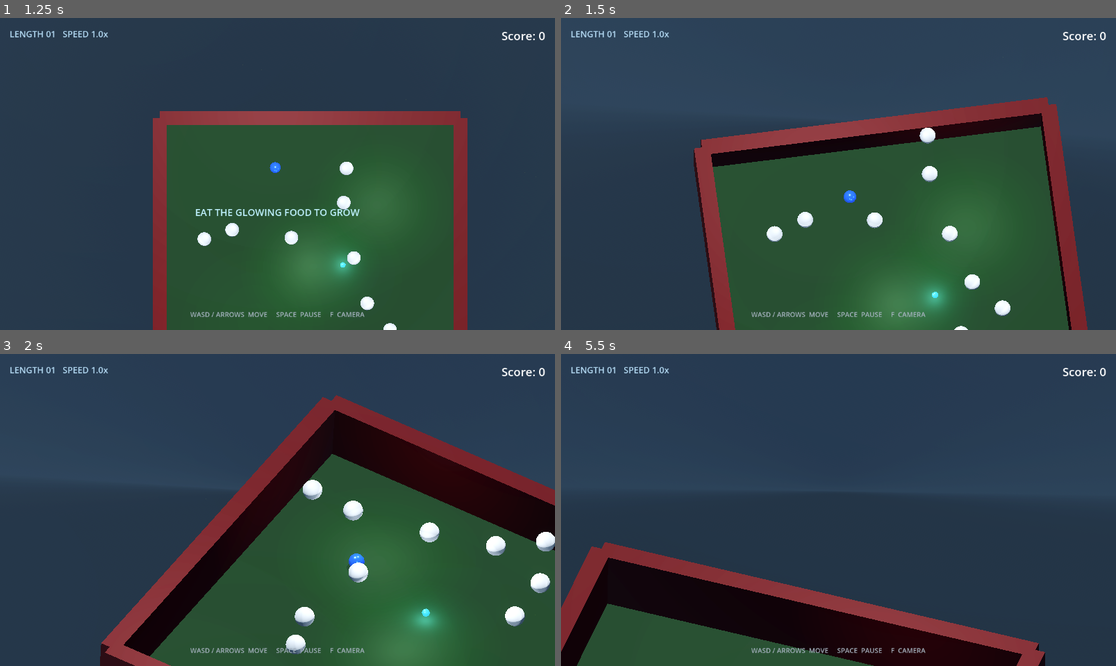
Above: before the commit, frames 1-4 (two rows, left to right).
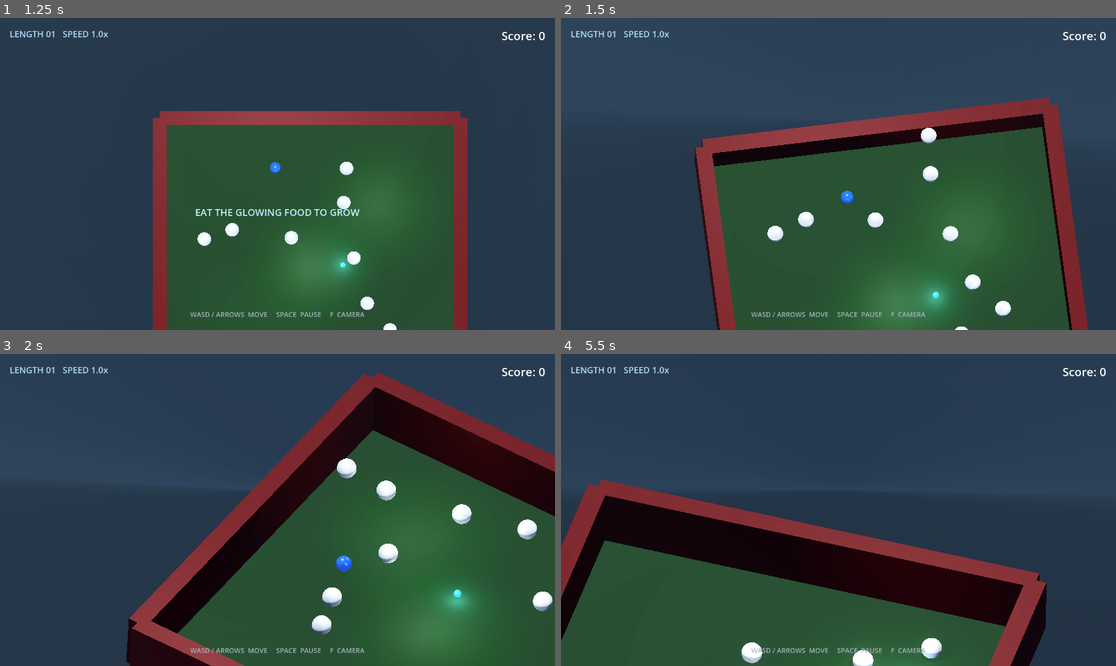
Above: after the commit, the same moments.

Repository: bluehexagons/snakeproject
Game: Godot game, scene res://scenes/main_menu.tscn
The game is run twice, just before and just after one commit, with the same random seed, the same clock (stepped at 60 frames per second) and the same inputs.
Inputs:
- Up to frame 1 (1.25 s): click "New Game" at 0.5 s
- Up to frame 2 (1.5 s): hold D (move_right) from 1.28 s (still down); hold F (toggle_camera_angle) from 1.28 s (still down)
- Up to frame 3 (2 s): keep holding D (move_right); keep holding F (toggle_camera_angle)
- Up to frame 4 (5.5 s): release D (move_right) at 2.03 s; release F (toggle_camera_angle) at 2.03 s; hold S (move_down) 2.03-2.78 s; tap F (toggle_camera_angle) at 2.1, 4.35 s; hold D (move_right) 2.78-3.5 s; hold F (toggle_camera_angle) 2.78-3.5 s; click "Retry" at 3.5 s; hold W (move_up) 4.28-5.03 s; hold A (move_left) from 5.03 s (still down); hold F (toggle_camera_angle) from 5.03 s (still down)

Frame 1 is identical in both runs. In frame 2, 1.0% of the frame differs, in the area x 23-95%, y 25-100%; in frame 3, 21%; in frame 4, 34%, in the area x 0-88%, y 40-100%.

Commit message:
Harden physics and responsive browser play

Diff:
--- a/scripts/collision_handler.gd
+++ b/scripts/collision_handler.gd
@@ -10,7 +10,9 @@
 	# cache, which may not exist on a clean headless run.
 	spatial_grid = SPATIAL_GRID_SCRIPT.new()
 	add_child(spatial_grid)
-	process_priority = 1
+	# Refresh before gameplay nodes query the index so they see the positions
+	# produced by the previous physics tick.
+	process_priority = -1
 
 func _physics_process(_delta: float) -> void:
 	spatial_grid.clear()
@@ -20,7 +22,7 @@
 
 func get_nearby_bodies(pos: Vector3, radius: float = PROXIMITY_RADIUS) -> Array:
 	var nearby = spatial_grid.get_nearby(pos, radius, -1)
-	return nearby.filter(func(obj): return is_instance_valid(obj) and obj.is_inside_tree())
+	return nearby.filter(func(obj): return is_instance_valid(obj) and obj.is_inside_tree() and not obj.is_queued_for_deletion())
 
 func get_object_layer(obj: Node3D) -> int:
 	if obj.is_in_group("segment"):
--- a/scripts/game_manager.gd
+++ b/scripts/game_manager.gd
@@ -188,6 +188,11 @@
 			if not node.is_queued_for_deletion() and _horizontal_distance(node.global_position, pos) < 1.0:
 				valid = false
 				break
+		if valid:
+			for rock in get_tree().get_nodes_in_group("rock"):
+				if not rock.is_queued_for_deletion() and _horizontal_distance(rock.global_position, pos) < MIN_FOOD_ROCK_DISTANCE:
+					valid = false
+					break
 
 		if valid:
 			food.position = pos
@@ -294,7 +299,7 @@
 
 func update_score(points: int) -> void:
 	var previous_best = GameState.get_best_score()
-	score = max(score + points, 0)
+	score = clampi(score + points, 0, MAX_SCORE)
 	if score > previous_best:
 		is_new_best = true
 		if not GameState.save_best_score(score):
@@ -422,11 +427,7 @@
 	if not GameState.is_supported_save_version(version):
 		return false
 
-	var score_type := typeof(data.get("score"))
-	if score_type not in [TYPE_INT, TYPE_FLOAT]:
-		return false
-	var saved_score := float(data.get("score", 0))
-	if is_nan(saved_score) or is_inf(saved_score) or saved_score < 0.0 or saved_score > MAX_SCORE:
+	if not GameState.is_valid_saved_score(data.get("score")):
 		return false
 
 	var player_state: Variant = data.get("player_state")
@@ -434,6 +435,9 @@
 		return false
 	if not _is_valid_vector_data(player_state.get("position")):
 		return false
+	for key in ["physics_pos", "visual_pos", "velocity", "facing_direction"]:
+		if player_state.has(key) and not _is_valid_vector_data(player_state.get(key)):
+			return false
 
 	var segments: Variant = player_state.get("segments", [])
 	if not segments is Array or segments.size() > MAX_SAVED_SEGMENTS:
@@ -441,6 +445,9 @@
 	for segment_data in segments:
 		if not segment_data is Dictionary or not _is_valid_vector_data(segment_data.get("position")):
 			return false
+		for key in ["physics_pos", "visual_pos", "velocity"]:
+			if segment_data.has(key) and not _is_valid_vector_data(segment_data.get(key)):
+				return false
 
 	var food_positions: Variant = data.get("food_positions", [])
 	if not food_positions is Array or food_positions.size() > MAX_SAVED_FOOD:
@@ -455,10 +462,15 @@
 	for rock_data in rocks:
 		if not rock_data is Dictionary or not _is_valid_vector_data(rock_data.get("position")):
 			return false
+		for key in ["physics_pos", "visual_pos", "velocity", "rotation", "angular_velocity"]:
+			if rock_data.has(key) and not _is_valid_vector_data(rock_data.get(key)):
+				return false
 	return true
 
 func _is_valid_vector_data(data: Variant) -> bool:
 	if not data is Dictionary or not data.has("x") or not data.has("y") or not data.has("z"):
+		return false
+	if not _is_valid_number(data.x) or not _is_valid_number(data.y) or not _is_valid_number(data.z):
 		return false
 	var value = Vector3(
 		float(data.x),
@@ -466,6 +478,12 @@
 		float(data.z)
 	)
 	return value.is_finite() and value.length() <= MAX_SAVE_POSITION
+
+func _is_valid_number(value: Variant) -> bool:
+	if typeof(value) not in [TYPE_INT, TYPE_FLOAT]:
+		return false
+	var numeric_value := float(value)
+	return not is_nan(numeric_value) and not is_inf(numeric_value)
 
 func _horizontal_distance(first: Vector3, second: Vector3) -> float:
 	return Vector2(first.x, first.z).distance_to(Vector2(second.x, second.z))
--- a/scripts/game_state.gd
+++ b/scripts/game_state.gd
@@ -3,6 +3,7 @@
 const SAVE_FILE = "user://save_game.dat"
 const BEST_SCORE_FILE = "user://best_score.dat"
 const SAVE_VERSION = 1
+const MAX_SAVED_SCORE = 2147483647
 
 func is_supported_save_version(version: Variant) -> bool:
 	var version_type := typeof(version)
@@ -10,6 +11,13 @@
 		return false
 	var numeric_version := float(version)
 	return not is_nan(numeric_version) and not is_inf(numeric_version) and numeric_version == floor(numeric_version) and numeric_version >= 1.0 and numeric_version <= SAVE_VERSION
+
+func is_valid_saved_score(score: Variant) -> bool:
+	var score_type := typeof(score)
+	if score_type not in [TYPE_INT, TYPE_FLOAT]:
+		return false
+	var numeric_score := float(score)
+	return not is_nan(numeric_score) and not is_inf(numeric_score) and numeric_score == floor(numeric_score) and numeric_score >= 0.0 and numeric_score <= MAX_SAVED_SCORE
 
 func _write_text_atomically(path: String, contents: String) -> bool:
 	var temporary_path = path + ".tmp"
--- a/scripts/main_menu.gd
+++ b/scripts/main_menu.gd
@@ -1,9 +1,14 @@
 extends Control
 
+const VIEWPORT_MARGIN = 16.0
+
+@onready var panel: Panel = $Panel
 @onready var continue_button: Button = $Panel/VBoxContainer/ContinueButton
 @onready var best_score_label: Label = $Panel/VBoxContainer/BestScoreLabel
 
 func _ready() -> void:
+	get_viewport().size_changed.connect(_on_viewport_size_changed)
+	call_deferred("_fit_panel_to_viewport")
 	_refresh_continue_button()
 	best_score_label.text = "BEST SCORE  %d" % GameState.get_best_score()
 	continue_button.pressed.connect(_on_continue_button_pressed)
@@ -12,6 +17,17 @@
 	# Web storage commits asynchronously. Refresh once after the scene enters
 	# the tree so a save made immediately before returning here is discoverable.
 	call_deferred("_refresh_continue_button")
+
+func _on_viewport_size_changed() -> void:
+	_fit_panel_to_viewport()
+
+func _fit_panel_to_viewport() -> void:
+	if not is_instance_valid(panel) or panel.size.x <= 0.0 or panel.size.y <= 0.0:
+		return
+	panel.pivot_offset = panel.size * 0.5
+	var available_size = get_viewport_rect().size - Vector2.ONE * VIEWPORT_MARGIN * 2.0
+	var scale_factor = minf(1.0, minf(available_size.x / panel.size.x, available_size.y / panel.size.y))
+	panel.scale = Vector2.ONE * maxf(scale_factor, 0.01)
 
 func _refresh_continue_button() -> void:
 	if is_instance_valid(continue_button):
--- a/scripts/player.gd
+++ b/scripts/player.gd
@@ -239,15 +239,6 @@
 		input_smoothed = input_smoothed.lerp(input_dir, INPUT_SMOOTHING)
 
 		movement_ramp = min(movement_ramp + delta / MOVEMENT_RAMP_TIME, 1.0)
-
-		var base_force = input_smoothed * DIRECT_ACCELERATION * movement_ramp
-
-		var boost_force = base_force * lerp(1.0, current_speed_boost / SPEED_BOOST_BASE, movement_ramp)
-
-		if is_dead:
-			boost_force *= 1.0 / max(pow(dead_time * 0.5, 1.5), 1.0)
-
-		add_physics_force(boost_force)
 	else:
 		movement_ramp = 0.0
 		input_smoothed = Vector3.ZERO
@@ -460,6 +451,8 @@
 
 	if not has_lost and input_smoothed != Vector3.ZERO:
 		has_started_moving = true
+		# Steering is applied here, alongside the physics state, exactly once
+		# per tick. Input smoothing and movement_ramp are prepared in _physics_process.
 
 		var current_vel = state.linear_velocity
 		var movement = input_smoothed * DIRECT_ACCELERATION * movement_ramp
--- a/scripts/test_runner.gd
+++ b/scripts/test_runner.gd
@@ -30,6 +30,12 @@
 		failed = true
 	if GameState.is_supported_save_version(0.5) or GameState.is_supported_save_version("1"):
 		push_error("Save version validation accepted an invalid version")
+		failed = true
+	if not GameState.is_valid_saved_score(0) or not GameState.is_valid_saved_score(1.0):
+		push_error("Save score validation rejected a supported numeric score")
+		failed = true
+	if GameState.is_valid_saved_score(-1) or GameState.is_valid_saved_score(1.5) or GameState.is_valid_saved_score("1"):
+		push_error("Save score validation accepted an invalid score")
 		failed = true
 
 	for path in LOAD_TARGETS:
--- a/scripts/ui.gd
+++ b/scripts/ui.gd
@@ -1,5 +1,7 @@
 extends Control
 class_name GameUI
+
+const VIEWPORT_MARGIN = 16.0
 
 signal resume_requested
 signal quit_requested
@@ -17,6 +19,7 @@
 var player: Player
 
 func _ready() -> void:
+	get_viewport().size_changed.connect(_on_viewport_size_changed)
 	gameplay_pause_label.visible = false
 	hint_label.visible = true
 	$PauseMenu/VBoxContainer/ResumeButton.pressed.connect(on_resume_pressed)
@@ -24,6 +27,30 @@
 	$PauseMenu/VBoxContainer/QuitButton.pressed.connect(on_quit_pressed)
 	$GameOverMenu/VBoxContainer/RetryButton.pressed.connect(on_retry_pressed)
 	$GameOverMenu/VBoxContainer/MainMenuButton.pressed.connect(on_main_menu_pressed)
+	call_deferred("_fit_overlay_to_viewport")
+
+func _on_viewport_size_changed() -> void:
+	_fit_overlay_to_viewport()
+
+func _fit_overlay_to_viewport() -> void:
+	_fit_panel_to_viewport(pause_menu)
+	_fit_panel_to_viewport(game_over_menu)
+	_fit_label_to_viewport(hint_label)
+	_fit_label_to_viewport($ControlHintLabel, 520.0)
+
+func _fit_panel_to_viewport(panel: Control) -> void:
+	if not is_instance_valid(panel) or panel.size.x <= 0.0 or panel.size.y <= 0.0:
+		return
+	panel.pivot_offset = panel.size * 0.5
+	var available_size = get_viewport_rect().size - Vector2.ONE * VIEWPORT_MARGIN * 2.0
+	var scale_factor = minf(1.0, minf(available_size.x / panel.size.x, available_size.y / panel.size.y))
+	panel.scale = Vector2.ONE * maxf(scale_factor, 0.01)
+
+func _fit_label_to_viewport(label: Control, base_width: float = 360.0) -> void:
+	if not is_instance_valid(label):
+		return
+	label.pivot_offset = label.size * 0.5
+	label.scale = Vector2.ONE * minf(1.0, get_viewport_rect().size.x / base_width)
 
 func _process(delta: float) -> void:
 	if not is_instance_valid(player):
